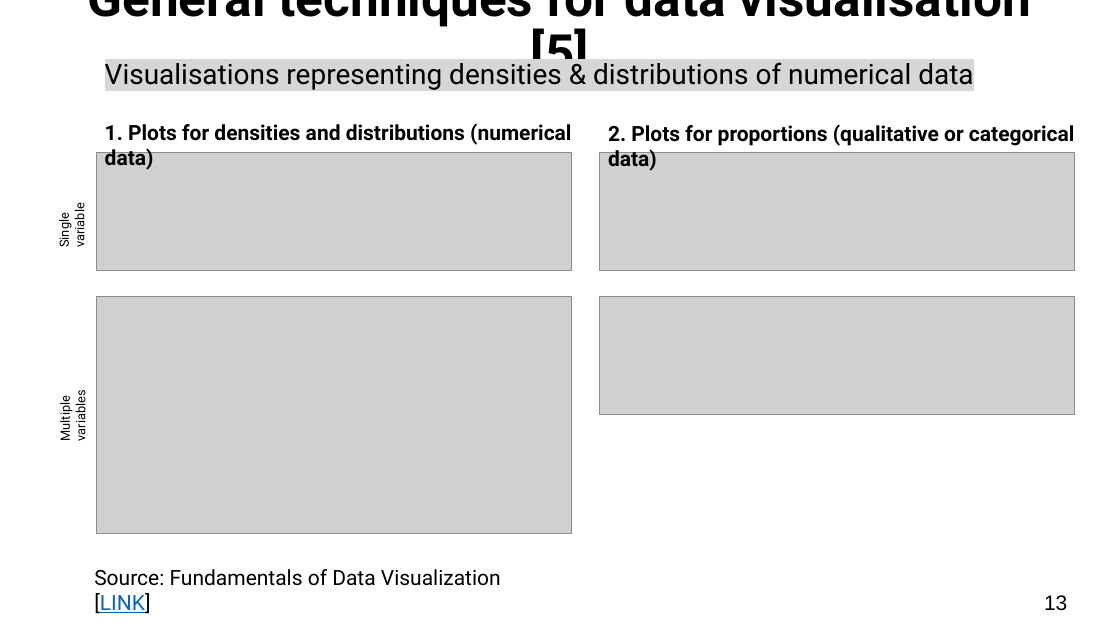
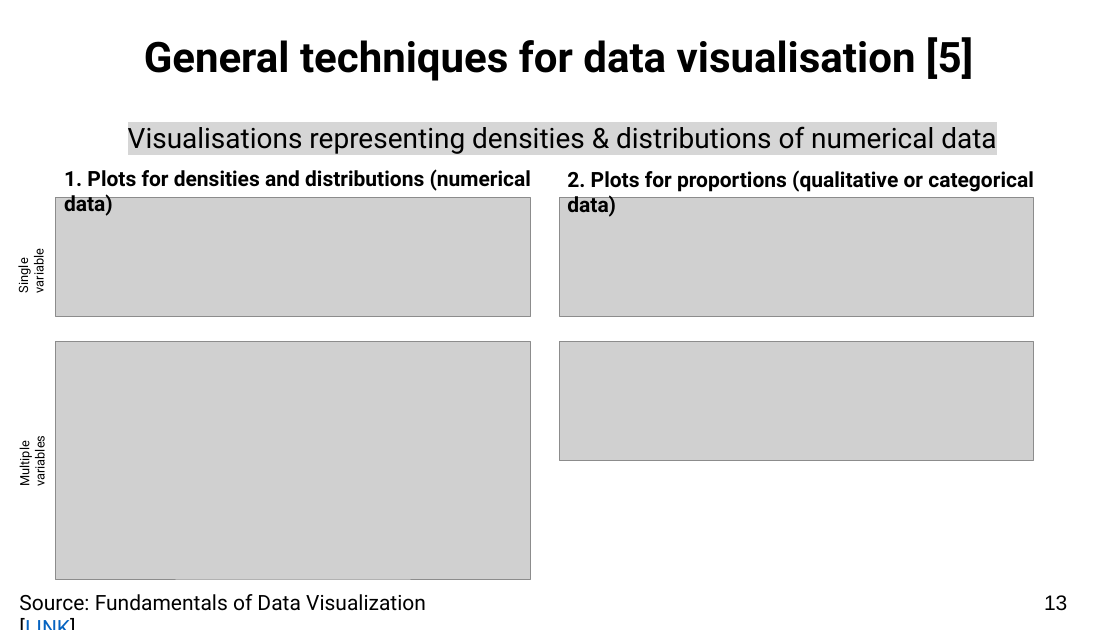
Before and after one commit to UCLPG-MSC-SGDS/POLS0008, a slide deck: slide 13 of Lecture_notes_ppts/POLS0008-2022-23 Week 3 Examining Data II.pptx. Drawn at 1120x630 pixels with LibreOffice and Linux fonts; fonts in the diff are those of the drawing; grey boxes stand for pictures. Boxes give left, top, right and bottom in pixels: in the first picture for what was removed or moved away, otherwise in the second. Text is boxed around its words. In the diff, an @@ line names an element or a change of style, - is before the commit and + after.

```diff
--- a/Lecture_notes_ppts/POLS0008-2022-23 Week 3 Examining Data II.pptx
+++ b/Lecture_notes_ppts/POLS0008-2022-23 Week 3 Examining Data II.pptx
@@ title "General techniques for data visualisation ...": place and size @@
-title "General techniques for data visualisation ..." at (88,0,1031,84)
+title "General techniques for data visualisation ..." at (144,37,973,81)
@@ title "General techniques for data visualisation ..." at (144,37,973,81): size 44 to 36 pt @@
@@ text "Visualisations representing densities & distributions ..." rewrapped from (593,58,973,85) to (128,126,996,154) @@
@@ 4 pictures, 4 texts: place and size @@
-4 pictures, 4 texts at (55,123,1075,534)
+4 pictures, 4 texts at (15,169,1034,579)
@@ text "Source: Fundamentals of Data Visualization ..." rewrapped from (94,569,501,614) to (19,594,426,611) @@
```
Also in this commit, not shown: 1 other slide changed, 1 other file.
